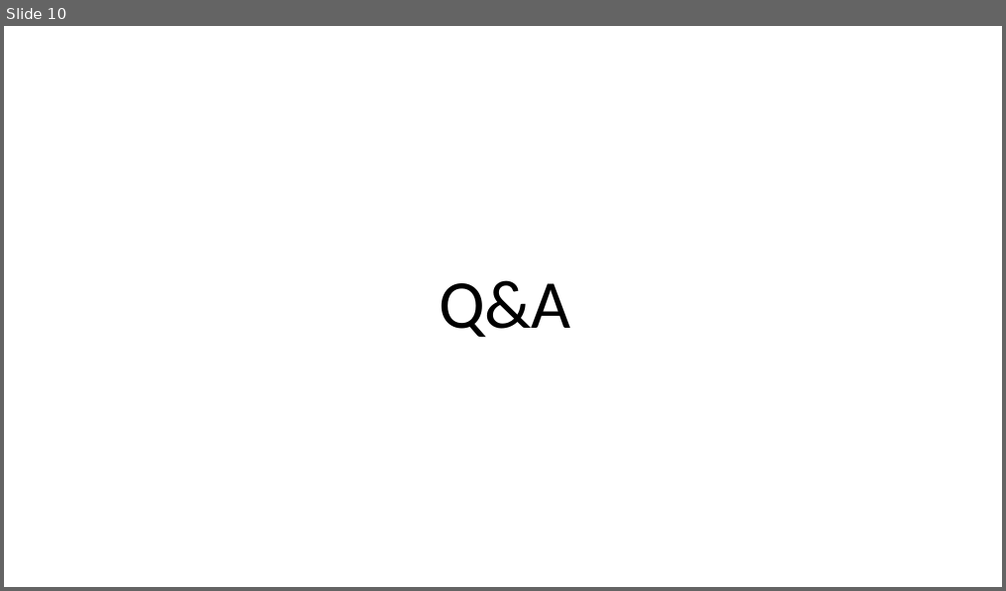
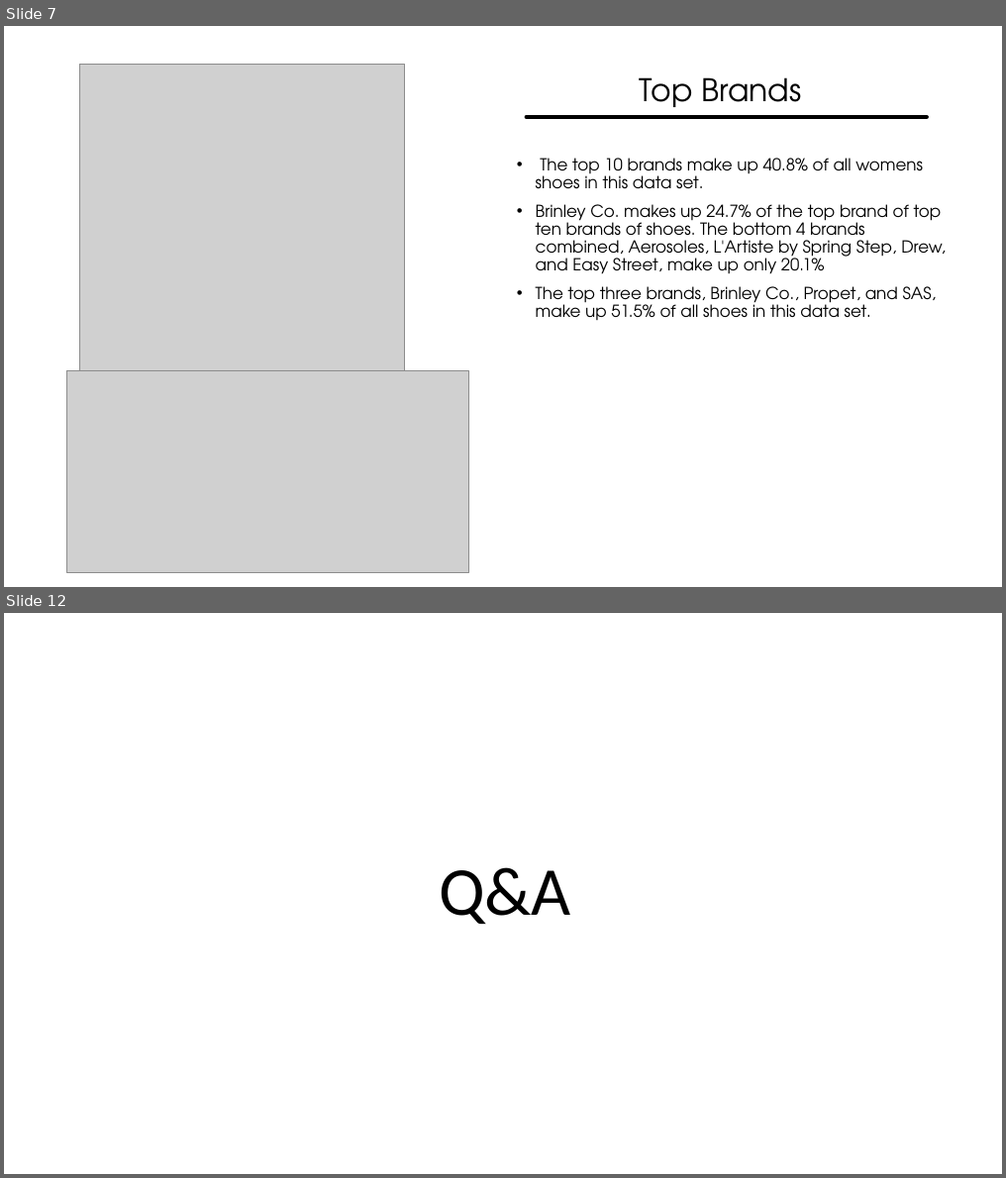
Before and after one commit to rjharris2020/Project_1, a slide deck: ShoesGalore_Presentation_FinalCopy.pptx. Shown one above the other, each under a label of ours: slide 10 before the commit, slides 7 and 12 after it; the slides between them are not shown. The pictures are 1006x591 and 1006x1178 pixels, drawn with LibreOffice and Linux fonts; fonts in the diff are those of the drawing; grey boxes stand for pictures; background and template pictures are left out. Boxes give left, top, right and bottom in pixels: in the first picture for what was removed or moved away, otherwise in the second. Text is boxed around its words. In the diff, an @@ line names an element or a change of style, - is before the commit and + after.

```diff
--- a/ShoesGalore_Presentation_FinalCopy.pptx
+++ b/ShoesGalore_Presentation_FinalCopy.pptx
@@ slide 7 added at [4,26,1002,587], background #FFFFFF @@
@@ picture added at [79,64,405,376] @@
@@ title added at [640,77,801,117], 30 pt, text #000000 @@
+Top Brands
@@ line added from (527, 117) to (927, 117), #000000 4 pt @@
@@ text added at [536,158,945,320], 16 pt, text #000000 @@
+• The top 10 brands make up 40.8% of all womens shoes in this data set.
+• Brinley Co. makes up 24.7% of the top brand of top ten brands of shoes. The bottom 4 brands combined, Aerosoles, L'Artiste by Spring Step, Drew, and Easy Street, make up only 20.1%
+• The top three brands, Brinley Co., Propet, and SAS, make up 51.5% of all shoes in this data set.
@@ picture added at [67,372,469,573] @@
@@ what was slide 10 is now slide 12 @@
```
Also in this commit, not shown: 7 slides changed, 1 other slide added.
